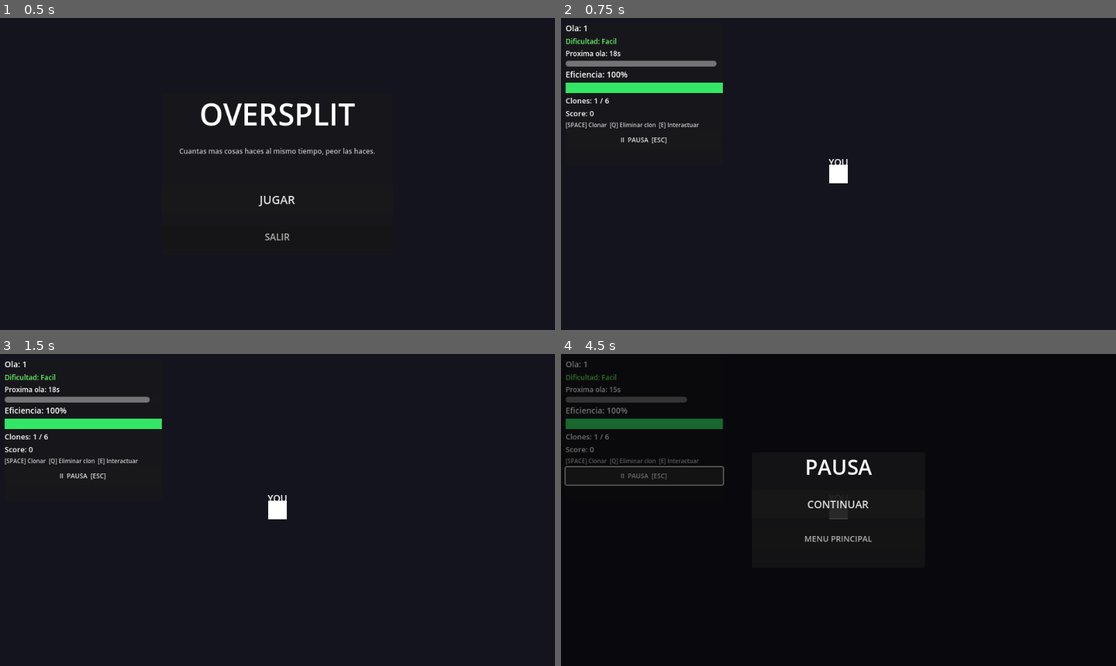
Above: before the commit, frames 1-4 (two rows, left to right).
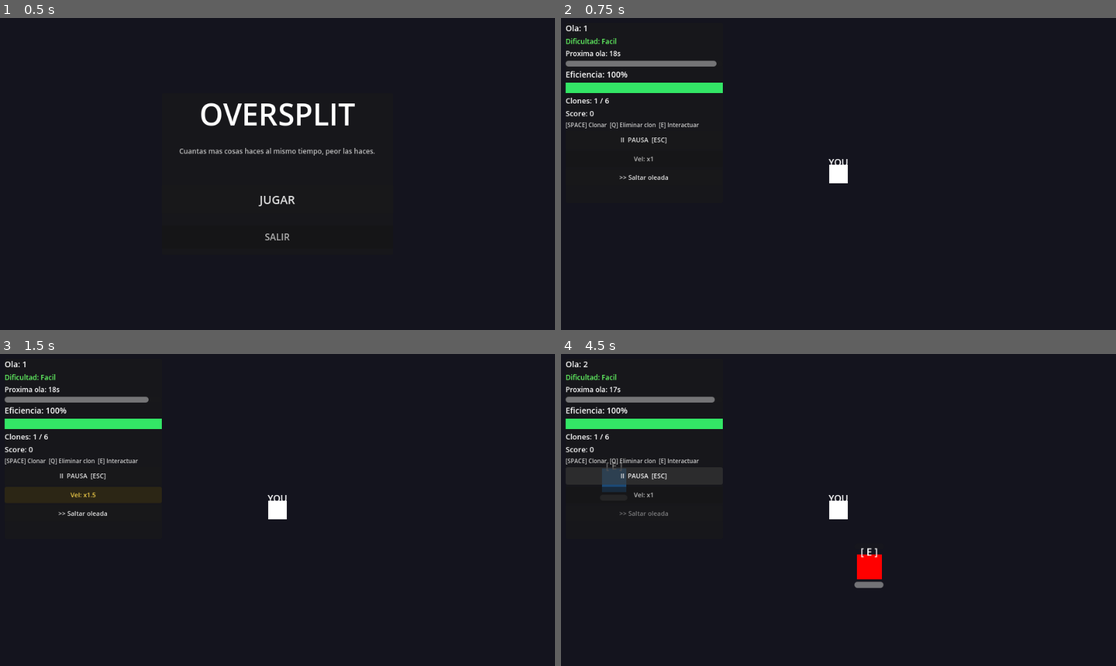
Above: after the commit, the same moments.

Repository: Carlos-creator/OverSplit
Game: Godot game, scene res://scenes/MainMenu.tscn
Two runs of this game, one before a commit and one after it. Both use one fixed random seed, a clock stepped at 60 frames per second and the inputs below.
Inputs (mouse positions are in pixels of both pictures, inside the frame that each line leads up to):
- Up to frame 1 (0.5 s): no input
- Up to frame 2 (0.75 s): click "JUGAR" at 0.5 s
- Up to frame 3 (1.5 s): click (83, 494) at 1.25 s, where only the run after the commit has a clickable "Vel: x1"
- Up to frame 4 (4.5 s): click (644, 494) at 2 s, where only the run after the commit has a clickable "Vel: x1.5"; click (644, 494) at 2.75 s, where only the run after the commit has a clickable "Vel: x2"; click (644, 513) at 3.5 s, where only the run after the commit has a clickable ">> Saltar oleada"; click "II PAUSA [ESC]" at 4.25 s

Frame 1 is identical in both runs. In frame 2, 0.1% of the frame differs, in the area x 10-20%, y 44-52%; in frame 3, 0.1%; in frame 4, 5.7%, in the area x 0-59%, y 2-76%.
Error after the commit: Invalid call. Nonexistent function 'is_action_just_pressed' in base 'InputEventMouseButton'. (res://scripts/PauseMenu.gd:10)

Commit message:
v6.0 beta

Diff:
--- a/scenes/ui/EfficiencyUI.tscn
+++ b/scenes/ui/EfficiencyUI.tscn
@@ -9,7 +9,7 @@
 offset_left = 8.0
 offset_top = 8.0
 offset_right = 280.0
-offset_bottom = 255.0
+offset_bottom = 320.0
 
 [node name="VBox" type="VBoxContainer" parent="Panel"]
 offset_left = 8.0
@@ -64,3 +64,16 @@
 text = "II  PAUSA  [ESC]"
 theme_override_font_sizes/font_size = 11
 custom_minimum_size = Vector2(0, 30)
+focus_mode = 0
+
+[node name="SpeedButton" type="Button" parent="Panel/VBox"]
+text = "Vel: x1"
+theme_override_font_sizes/font_size = 11
+custom_minimum_size = Vector2(0, 28)
+focus_mode = 0
+
+[node name="SkipButton" type="Button" parent="Panel/VBox"]
+text = ">> Saltar oleada"
+theme_override_font_sizes/font_size = 11
+custom_minimum_size = Vector2(0, 28)
+focus_mode = 0
--- a/scripts/EfficiencyUI.gd
+++ b/scripts/EfficiencyUI.gd
@@ -10,10 +10,16 @@
 @onready var wave_timer_bar: ProgressBar = $Panel/VBox/WaveTimerBar
 @onready var hint_label: Label = $Panel/VBox/HintLabel
 @onready var pause_button: Button = $Panel/VBox/PauseButton
+@onready var speed_button: Button = $Panel/VBox/SpeedButton
+@onready var skip_button: Button = $Panel/VBox/SkipButton
 
 const COLOR_GOOD := Color(0.2, 0.9, 0.4)
 const COLOR_MID  := Color(1.0, 0.8, 0.1)
 const COLOR_BAD  := Color(0.9, 0.2, 0.2)
+
+const SPEED_STEPS: Array[float] = [1.0, 1.5, 2.0]
+const SPEED_LABELS: Array[String] = ["x1", "x1.5", "x2"]
+var _speed_index: int = 0
 
 func _ready() -> void:
 	var gm := get_node("/root/GameManager")
@@ -24,6 +30,9 @@
 	_on_clone_count_changed(1)
 	hint_label.text = "[SPACE] Clonar  [Q] Eliminar clon  [E] Interactuar"
 	pause_button.pressed.connect(_on_pause_button)
+	speed_button.pressed.connect(_on_speed_button)
+	skip_button.pressed.connect(_on_skip_button)
+	_update_speed_button()
 
 func _process(_delta: float) -> void:
 	var gm := get_node("/root/GameManager")
@@ -34,12 +43,12 @@
 	wave_timer_bar.max_value = interval
 	wave_timer_bar.value = remaining
 	_update_difficulty_label(gm)
+	skip_button.disabled = not gm.tasks_active.is_empty()
 
 func _on_efficiency_changed(value: float) -> void:
 	efficiency_bar.value = value * 100.0
 	var pct := int(value * 100)
 	efficiency_label.text = "Eficiencia: %d%%" % pct
-
 	var bar_color: Color
 	if value > 0.6:
 		bar_color = COLOR_GOOD
@@ -47,7 +56,6 @@
 		bar_color = COLOR_MID
 	else:
 		bar_color = COLOR_BAD
-
 	efficiency_bar.add_theme_stylebox_override("fill", _make_fill_style(bar_color))
 	_shake_if_low(value)
 
@@ -83,6 +91,21 @@
 	if pause_menu:
 		pause_menu.toggle_pause()
 
+func _on_speed_button() -> void:
+	_speed_index = (_speed_index + 1) % SPEED_STEPS.size()
+	Engine.time_scale = SPEED_STEPS[_speed_index]
+	_update_speed_button()
+
+func _update_speed_button() -> void:
+	speed_button.text = "Vel: " + SPEED_LABELS[_speed_index]
+	match _speed_index:
+		0: speed_button.modulate = Color(0.85, 0.85, 0.85, 1.0)
+		1: speed_button.modulate = Color(1.0, 0.85, 0.3, 1.0)
+		2: speed_button.modulate = Color(1.0, 0.35, 0.1, 1.0)
+
+func _on_skip_button() -> void:
+	get_node("/root/GameManager").skip_wave()
+
 func _update_difficulty_label(gm: Node) -> void:
 	var label: String = gm.get_difficulty_label()
 	difficulty_label.text = "Dificultad: " + label
--- a/scripts/GameManager.gd
+++ b/scripts/GameManager.gd
@@ -98,3 +98,6 @@
 	wave += 1
 	emit_signal("wave_started", wave)
 	get_node("/root/AudioManager").play_wave_start()
+
+func skip_wave() -> void:
+	wave_timer = get_current_wave_interval()
--- a/scripts/PauseMenu.gd
+++ b/scripts/PauseMenu.gd
@@ -14,6 +14,7 @@
 			_pause()
 
 func _pause() -> void:
+	Engine.time_scale = 1.0
 	get_tree().paused = true
 	visible = true
 
--- a/scripts/PlayerController.gd
+++ b/scripts/PlayerController.gd
@@ -24,12 +24,33 @@
 		_process_interaction(delta)
 		if player_index != 0:
 			_handle_ai_movement(delta)
-		velocity = _push_velocity
-		move_and_slide()
+		if _push_velocity.length() > 1.0:
+			var tangent_vel := _compute_orbit_velocity(_push_velocity)
+			velocity = tangent_vel
+			move_and_slide()
+			_clamp_to_interact_target()
 		_push_velocity = _push_velocity.lerp(Vector2.ZERO, 0.35)
 		return
 	_handle_movement(delta)
 	_check_interact_input()
+
+func _compute_orbit_velocity(push: Vector2) -> Vector2:
+	if _interact_target == null or not is_instance_valid(_interact_target):
+		return push
+	var to_target: Vector2 = _interact_target.global_position - global_position
+	if to_target.length() < 0.1:
+		return push
+	var tangent: Vector2 = Vector2(-to_target.y, to_target.x).normalized()
+	var dot := push.normalized().dot(tangent)
+	return tangent * push.length() * sign(dot) if abs(dot) > 0.1 else tangent * push.length()
+
+func _clamp_to_interact_target() -> void:
+	if _interact_target == null or not is_instance_valid(_interact_target):
+		return
+	const ORBIT_RADIUS := 28.0
+	var to_self: Vector2 = global_position - _interact_target.global_position
+	if to_self.length() > ORBIT_RADIUS:
+		global_position = _interact_target.global_position + to_self.normalized() * ORBIT_RADIUS
 
 func _handle_movement(delta: float) -> void:
 	var gm: Node = get_node("/root/GameManager")
Not shown, added: Notas.txt
Not shown, removed: nota.txt
